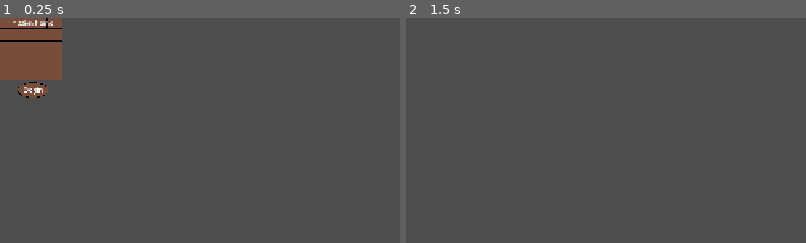
Above: before the commit, frames 1-2 (left to right).
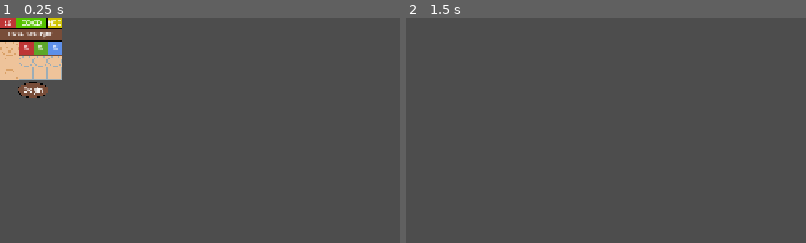
Above: after the commit, the same moments.

Repository: ejrossma/Vampire-Slaying-Inventory-Management
Game: Godot game, scene res://Scenes/GameplayObjects/Mission.tscn
Same seed, same stepped clock (60 frames per second), same inputs: the game is played once before the commit and once after it. This scene is started directly instead of the project's main scene.
Inputs:
- Up to frame 1 (0.25 s): no input
- Up to frame 2 (1.5 s): click "Begin" at 0.5 s; tap Enter at 1.25 s
The pictures show only the part of the screen within x 0-50%, y 0-50%; the shares and areas given below are measured in that part.

The runs differ from the first frame. In frame 1, 3.4% of the frame differs, in the area x 0-16%, y 0-28%; in frame 2, nothing differs.
Error in both runs: Invalid access to property or key 'time' on a base object of type 'Timer'. (res://Scripts/mission.gd:22)

Commit message:
Mission UI Updated

Diff:
--- a/vampire-slaying-inventory-management/Scenes/GameplayObjects/Mission.tscn
+++ b/vampire-slaying-inventory-management/Scenes/GameplayObjects/Mission.tscn
@@ -4,6 +4,17 @@
 [ext_resource type="Texture2D" uid="uid://513t7nefjkfg" path="res://Assets/Mission Popup.png" id="2_0cygo"]
 [ext_resource type="Texture2D" uid="uid://bny1boxdj5vme" path="res://Assets/Begin Mission Button.png" id="3_tefnd"]
 [ext_resource type="FontFile" uid="uid://dxoti0tx2lnap" path="res://Assets/Minecraft.ttf" id="4_nbg2v"]
+[ext_resource type="Texture2D" uid="uid://cs2q6xprc2prq" path="res://Assets/Mission Popup Slot.png" id="5_0cygo"]
+[ext_resource type="Texture2D" uid="uid://3jyggfed3n47" path="res://Assets/Mission Popup Slayer Stats.png" id="6_tefnd"]
+[ext_resource type="Texture2D" uid="uid://dds3tnrerg2dn" path="res://Assets/Mission Popup Slayer.png" id="7_nbg2v"]
+[ext_resource type="Texture2D" uid="uid://ckdusbl6rshch" path="res://Assets/Primary Indicator.png" id="7_owsbk"]
+[ext_resource type="Texture2D" uid="uid://bk4mj4psphukf" path="res://Assets/Secondary Indicator.png" id="8_kvhnx"]
+
+[sub_resource type="RectangleShape2D" id="RectangleShape2D_ybyel"]
+size = Vector2(22, 38)
+
+[sub_resource type="RectangleShape2D" id="RectangleShape2D_3np7q"]
+size = Vector2(29, 61)
 
 [sub_resource type="RectangleShape2D" id="RectangleShape2D_6jhai"]
 size = Vector2(80, 83)
@@ -45,52 +56,204 @@
 theme_override_font_sizes/font_size = 12
 text = "Begin"
 
-[node name="Control" type="Control" parent="MissionPopup" unique_id=168308549]
-layout_mode = 3
-anchors_preset = 15
-anchor_right = 1.0
-anchor_bottom = 1.0
-offset_left = -50.0
-offset_top = -50.0
-offset_right = -50.0
-offset_bottom = -50.0
-grow_horizontal = 2
-grow_vertical = 2
-
-[node name="VBoxContainer" type="VBoxContainer" parent="MissionPopup/Control" unique_id=741402055]
-layout_mode = 1
-anchors_preset = 15
-anchor_right = 1.0
-anchor_bottom = 1.0
-grow_horizontal = 2
-grow_vertical = 2
-
-[node name="MarginContainer" type="MarginContainer" parent="MissionPopup/Control/VBoxContainer" unique_id=1876432746]
-layout_mode = 2
-
-[node name="Mission Info" type="HBoxContainer" parent="MissionPopup/Control/VBoxContainer" unique_id=38038878]
-layout_mode = 2
-size_flags_horizontal = 4
-size_flags_vertical = 4
-
-[node name="TextureRect" type="TextureRect" parent="MissionPopup/Control/VBoxContainer/Mission Info" unique_id=1142691626]
-layout_mode = 2
-
-[node name="Label" type="Label" parent="MissionPopup/Control/VBoxContainer/Mission Info" unique_id=1468562886]
-layout_mode = 2
-size_flags_horizontal = 4
-theme_override_fonts/font = ExtResource("4_nbg2v")
-theme_override_font_sizes/font_size = 10
-text = "Mission Name"
-
-[node name="Success Chance" type="HBoxContainer" parent="MissionPopup/Control/VBoxContainer" unique_id=597252529]
-layout_mode = 2
-
-[node name="Slayer Stats" type="HBoxContainer" parent="MissionPopup/Control/VBoxContainer" unique_id=873777461]
-layout_mode = 2
-
-[node name="VBoxContainer" type="VBoxContainer" parent="MissionPopup/Control/VBoxContainer" unique_id=1687621283]
-layout_mode = 2
+[node name="MissionName" type="Label" parent="MissionPopup" unique_id=1729294307]
+offset_left = -49.0
+offset_top = -33.0
+offset_right = 49.0
+offset_bottom = -13.0
+theme_override_fonts/font = ExtResource("4_nbg2v")
+theme_override_font_sizes/font_size = 8
+text = "Catch the Burglar"
+horizontal_alignment = 1
+vertical_alignment = 1
+
+[node name="ItemSlots" type="Node2D" parent="MissionPopup" unique_id=1673958907]
+
+[node name="Slot1" type="TextureRect" parent="MissionPopup/ItemSlots" unique_id=794927134]
+texture_filter = 1
+offset_left = -19.0
+offset_top = 11.0
+offset_right = 3.0
+offset_bottom = 49.0
+texture = ExtResource("5_0cygo")
+
+[node name="Area2D" type="Area2D" parent="MissionPopup/ItemSlots/Slot1" unique_id=1505061513]
+
+[node name="CollisionShape2D" type="CollisionShape2D" parent="MissionPopup/ItemSlots/Slot1/Area2D" unique_id=2068970639]
+position = Vector2(11, 19)
+shape = SubResource("RectangleShape2D_ybyel")
+
+[node name="Slot2" type="TextureRect" parent="MissionPopup/ItemSlots" unique_id=1338546808]
+texture_filter = 1
+offset_left = 4.0
+offset_top = 11.0
+offset_right = 26.0
+offset_bottom = 49.0
+texture = ExtResource("5_0cygo")
+
+[node name="Area2D" type="Area2D" parent="MissionPopup/ItemSlots/Slot2" unique_id=536039185]
+
+[node name="CollisionShape2D" type="CollisionShape2D" parent="MissionPopup/ItemSlots/Slot2/Area2D" unique_id=276967409]
+position = Vector2(11, 19)
+shape = SubResource("RectangleShape2D_ybyel")
+
+[node name="Slot3" type="TextureRect" parent="MissionPopup/ItemSlots" unique_id=601984007]
+texture_filter = 1
+offset_left = 27.0
+offset_top = 11.0
+offset_right = 49.0
+offset_bottom = 49.0
+texture = ExtResource("5_0cygo")
+
+[node name="Area2D" type="Area2D" parent="MissionPopup/ItemSlots/Slot3" unique_id=2003470953]
+
+[node name="CollisionShape2D" type="CollisionShape2D" parent="MissionPopup/ItemSlots/Slot3/Area2D" unique_id=1798205611]
+position = Vector2(11, 19)
+shape = SubResource("RectangleShape2D_ybyel")
+
+[node name="Mission Success" type="ColorRect" parent="MissionPopup" unique_id=1087276171]
+offset_left = -24.0
+offset_top = -49.0
+offset_right = 25.0
+offset_bottom = -34.0
+color = Color(0.33333334, 0.7607843, 0, 1)
+
+[node name="Label" type="Label" parent="MissionPopup/Mission Success" unique_id=157769594]
+layout_mode = 0
+offset_top = 1.0
+offset_right = 49.0
+offset_bottom = 16.0
+theme_override_fonts/font = ExtResource("4_nbg2v")
+theme_override_font_sizes/font_size = 10
+text = "GOOD"
+horizontal_alignment = 1
+vertical_alignment = 1
+
+[node name="SlayerStatsNode" type="Node2D" parent="MissionPopup" unique_id=567226032]
+
+[node name="StrIcon" type="TextureRect" parent="MissionPopup/SlayerStatsNode" unique_id=1653375832]
+offset_left = -19.0
+offset_top = -12.0
+offset_right = 49.0
+offset_bottom = 10.0
+texture = ExtResource("6_tefnd")
+
+[node name="Str" type="Node2D" parent="MissionPopup/SlayerStatsNode/StrIcon" unique_id=1851361641]
+position = Vector2(19, 12)
+
+[node name="StrStat" type="Label" parent="MissionPopup/SlayerStatsNode/StrIcon/Str" unique_id=542523870]
+offset_left = -18.0
+offset_top = -11.0
+offset_right = 4.0
+offset_bottom = 11.0
+theme_override_fonts/font = ExtResource("4_nbg2v")
+theme_override_font_sizes/font_size = 10
+text = "5"
+horizontal_alignment = 1
+vertical_alignment = 1
+
+[node name="TextureRect" type="TextureRect" parent="MissionPopup/SlayerStatsNode/StrIcon/Str" unique_id=1865034293]
+visible = false
+offset_left = -19.0
+offset_top = -12.0
+offset_right = 3.0
+offset_bottom = 10.0
+texture = ExtResource("7_owsbk")
+
+[node name="Agi" type="Node2D" parent="MissionPopup/SlayerStatsNode/StrIcon" unique_id=1613156643]
+position = Vector2(19, 12)
+
+[node name="AgiStat" type="Label" parent="MissionPopup/SlayerStatsNode/StrIcon/Agi" unique_id=1081641565]
+offset_left = 5.0
+offset_top = -12.0
+offset_right = 27.0
+offset_bottom = 11.0
+theme_override_fonts/font = ExtResource("4_nbg2v")
+theme_override_font_sizes/font_size = 10
+text = "5"
+horizontal_alignment = 1
+vertical_alignment = 1
+
+[node name="TextureRect" type="TextureRect" parent="MissionPopup/SlayerStatsNode/StrIcon/Agi" unique_id=1051940524]
+visible = false
+offset_left = 4.0
+offset_top = -12.0
+offset_right = 26.0
+offset_bottom = 10.0
+texture = ExtResource("8_kvhnx")
+
+[node name="Int" type="Node2D" parent="MissionPopup/SlayerStatsNode/StrIcon" unique_id=1299493994]
+position = Vector2(19, 12)
+
+[node name="IntStat" type="Label" parent="MissionPopup/SlayerStatsNode/StrIcon/Int" unique_id=194081775]
+offset_left = 28.0
+offset_top = -12.0
+offset_right = 50.0
+offset_bottom = 11.0
+theme_override_fonts/font = ExtResource("4_nbg2v")
+theme_override_font_sizes/font_size = 10
+text = "5"
+horizontal_alignment = 1
+vertical_alignment = 1
+
+[node name="TextureRect" type="TextureRect" parent="MissionPopup/SlayerStatsNode/StrIcon/Int" unique_id=698357903]
+visible = false
+offset_left = 27.0
+offset_top = -12.0
+offset_right = 49.0
+offset_bottom = 10.0
+texture = ExtResource("8_kvhnx")
+
+[node name="Slayer" type="TextureRect" parent="MissionPopup" unique_id=1988941239]
+offset_left = -49.0
+offset_top = -12.0
+offset_right = -20.0
+offset_bottom = 49.0
+texture = ExtResource("7_nbg2v")
+
+[node name="Area2D" type="Area2D" parent="MissionPopup/Slayer" unique_id=1989152174]
+
+[node name="CollisionShape2D" type="CollisionShape2D" parent="MissionPopup/Slayer/Area2D" unique_id=5380532]
+position = Vector2(14.5, 30.5)
+shape = SubResource("RectangleShape2D_3np7q")
+
+[node name="MissionDifficulty" type="ColorRect" parent="MissionPopup" unique_id=1474451964]
+offset_left = 26.0
+offset_top = -49.0
+offset_right = 49.0
+offset_bottom = -34.0
+color = Color(0.8117647, 0.7607843, 0, 1)
+
+[node name="Label" type="Label" parent="MissionPopup/MissionDifficulty" unique_id=1213376479]
+layout_mode = 0
+offset_top = 1.0
+offset_right = 23.0
+offset_bottom = 16.0
+theme_override_fonts/font = ExtResource("4_nbg2v")
+theme_override_font_sizes/font_size = 10
+text = "MED"
+horizontal_alignment = 1
+vertical_alignment = 1
+
+[node name="MissionCompletionTime" type="Node2D" parent="MissionPopup" unique_id=2066765687]
+
+[node name="ColorRect" type="ColorRect" parent="MissionPopup/MissionCompletionTime" unique_id=534782799]
+offset_left = -49.0
+offset_top = -49.0
+offset_right = -25.0
+offset_bottom = -34.0
+color = Color(0.7411765, 0.20784314, 0.20784314, 1)
+
+[node name="MissionTimeLabel" type="Label" parent="MissionPopup/MissionCompletionTime" unique_id=2112371582]
+offset_left = -48.0
+offset_top = -48.0
+offset_right = -24.0
+offset_bottom = -32.0
+theme_override_fonts/font = ExtResource("4_nbg2v")
+theme_override_font_sizes/font_size = 10
+text = "16"
+horizontal_alignment = 1
+vertical_alignment = 1
 
 [node name="ItemSlots" type="Node2D" parent="." unique_id=681755084]
 visible = false
@@ -134,11 +297,3 @@
 [node name="CollisionShape2D" type="CollisionShape2D" parent="ItemSlots/Slot3/Area2D" unique_id=798399375]
 position = Vector2(41, 41.5)
 shape = SubResource("RectangleShape2D_6jhai")
-
-[node name="CharacterSlotSprite" type="ColorRect" parent="." unique_id=629543486]
-visible = false
-offset_left = -136.0
-offset_top = -204.0
-offset_right = 137.0
-offset_bottom = -45.0
-color = Color(0.4333519, 0.4333519, 0.4333519, 1)
Binary file added: vampire-slaying-inventory-management/Assets/Agility Icon.png
Not shown, added: vampire-slaying-inventory-management/Assets/Agility Icon.png.import
Binary file added: vampire-slaying-inventory-management/Assets/Mission Popup Slayer Stats.png
Not shown, added: vampire-slaying-inventory-management/Assets/Mission Popup Slayer Stats.png.import
Binary file added: vampire-slaying-inventory-management/Assets/Mission Popup Slayer.png
Not shown, added: vampire-slaying-inventory-management/Assets/Mission Popup Slayer.png.import
Binary file added: vampire-slaying-inventory-management/Assets/Mission Popup Slot.png
Not shown, added: vampire-slaying-inventory-management/Assets/Mission Popup Slot.png.import
Binary file added: vampire-slaying-inventory-management/Assets/Primary Indicator.png
Not shown, added: vampire-slaying-inventory-management/Assets/Primary Indicator.png.import
Binary file added: vampire-slaying-inventory-management/Assets/Secondary Indicator.png
Not shown, added: vampire-slaying-inventory-management/Assets/Secondary Indicator.png.import
(and 2 more such lines)
